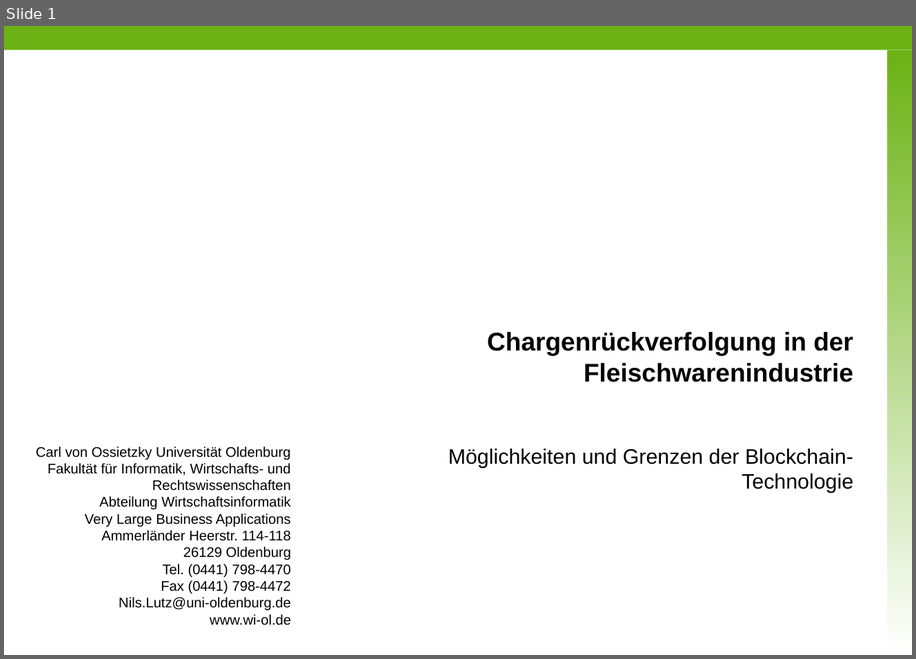
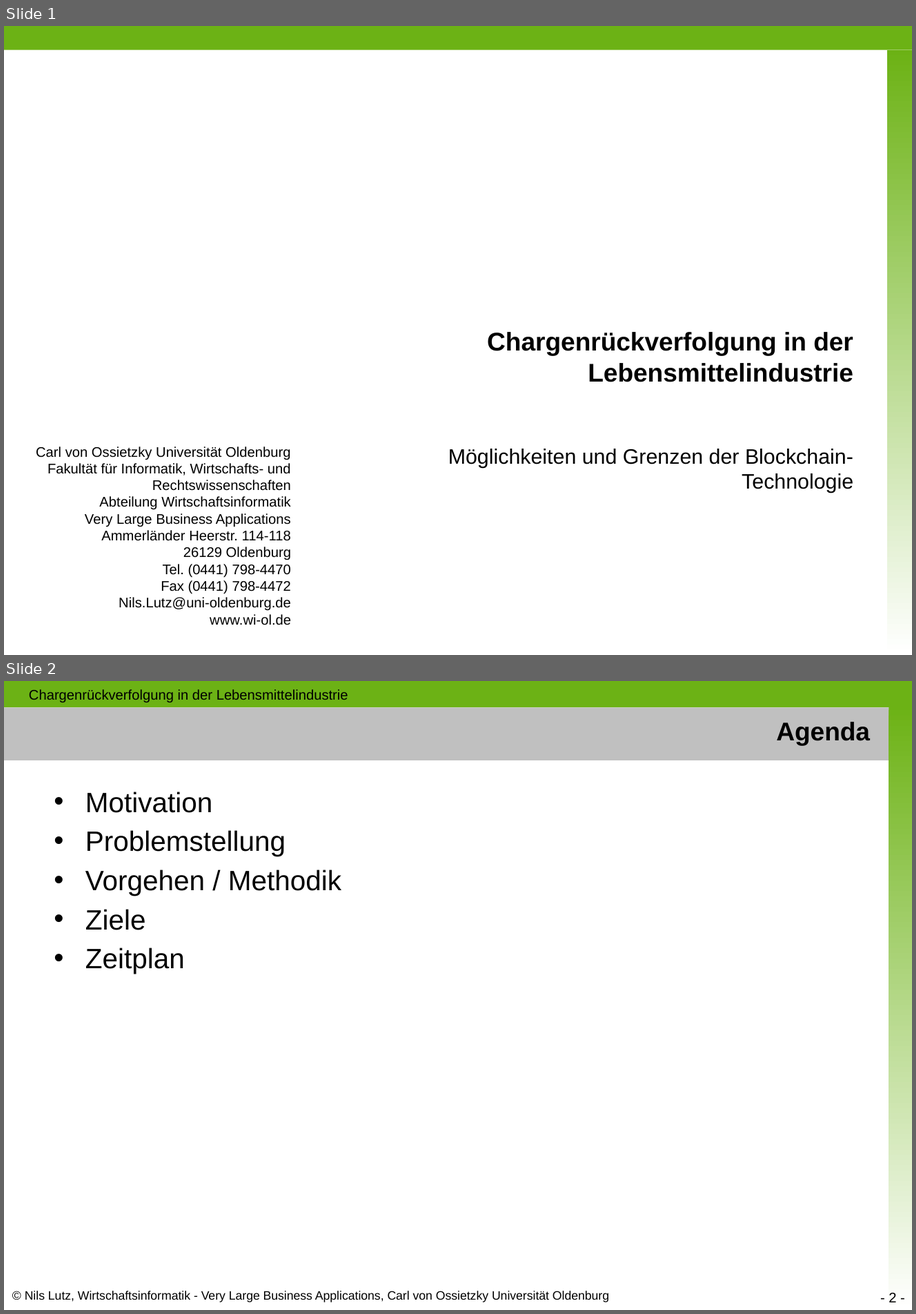
Before and after one commit to nimble-123/masterthesis, a slide deck: presentations/Proposal.pptx. Shown one above the other, each under a label of ours: slide 1 before the commit, slides 1 and 2 after it. The pictures are 916x659 and 916x1314 pixels, drawn with LibreOffice and Linux fonts; fonts in the diff are those of the drawing; background and template pictures are left out. Boxes give left, top, right and bottom in pixels: in the first picture for what was removed or moved away, otherwise in the second. Text is boxed around its words. In the diff, an @@ line names an element or a change of style, - is before the commit and + after.

```diff
--- a/presentations/Proposal.pptx
+++ b/presentations/Proposal.pptx
@@ slide 2 added at [4,681,912,1310], background #FFFFFF @@
@@ rectangle added at [4,681,912,707], fill #6CB215 @@
@@ text added at [29,689,348,702], 12 pt, text #000000 @@
+Chargenrückverfolgung in der Lebensmittelindustrie
@@ rectangle added at [4,707,892,760], fill #C0C0C0 @@
@@ title added at [776,722,870,745], 22 pt, text #000000, bold @@
+Agenda
@@ rectangle added at [889,704,912,1310], fill gradient #6CB215 to #FFFFFF @@
@@ text added at [85,791,341,974], 24 pt, text #000000 @@
+• Motivation
+• Problemstellung
+• Vorgehen / Methodik
+• Ziele
+• Zeitplan
@@ text added at [25,1290,609,1302], 10.5 pt, text #000000 @@
+© Nils Lutz, Wirtschaftsinformatik - Very Large Business Applications, Carl von Ossietzky Universität Oldenburg
@@ page number added at [889,1292,896,1302], 12 pt, text #000000 @@
+- 2 -
@@ slide 1 changed as well @@
@@ title at [487,332,853,382]: text changed @@
-Chargenrückverfolgung in der Fleischwarenindustrie
+Chargenrückverfolgung in der Lebensmittelindustrie
```
Also in this commit, not shown: 5 other slides added, 1 slide removed.
